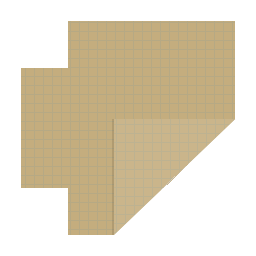
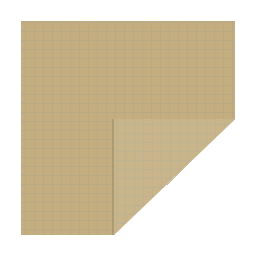
The second (256, 256) image is a revision of the first. Changes to its layers:
added layer "Layer 6" above "Background" over box(21, 21, 68, 235)
